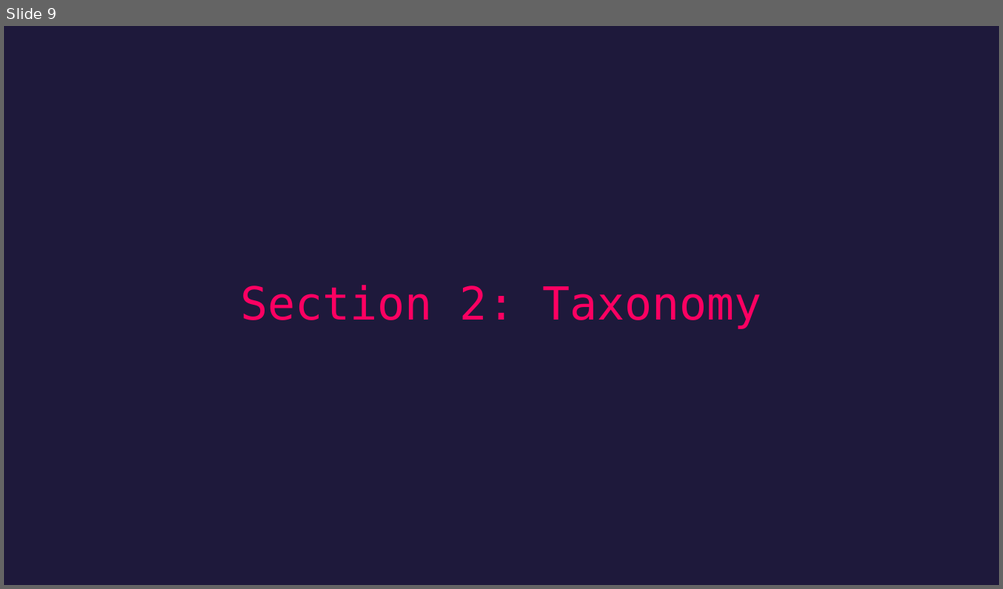
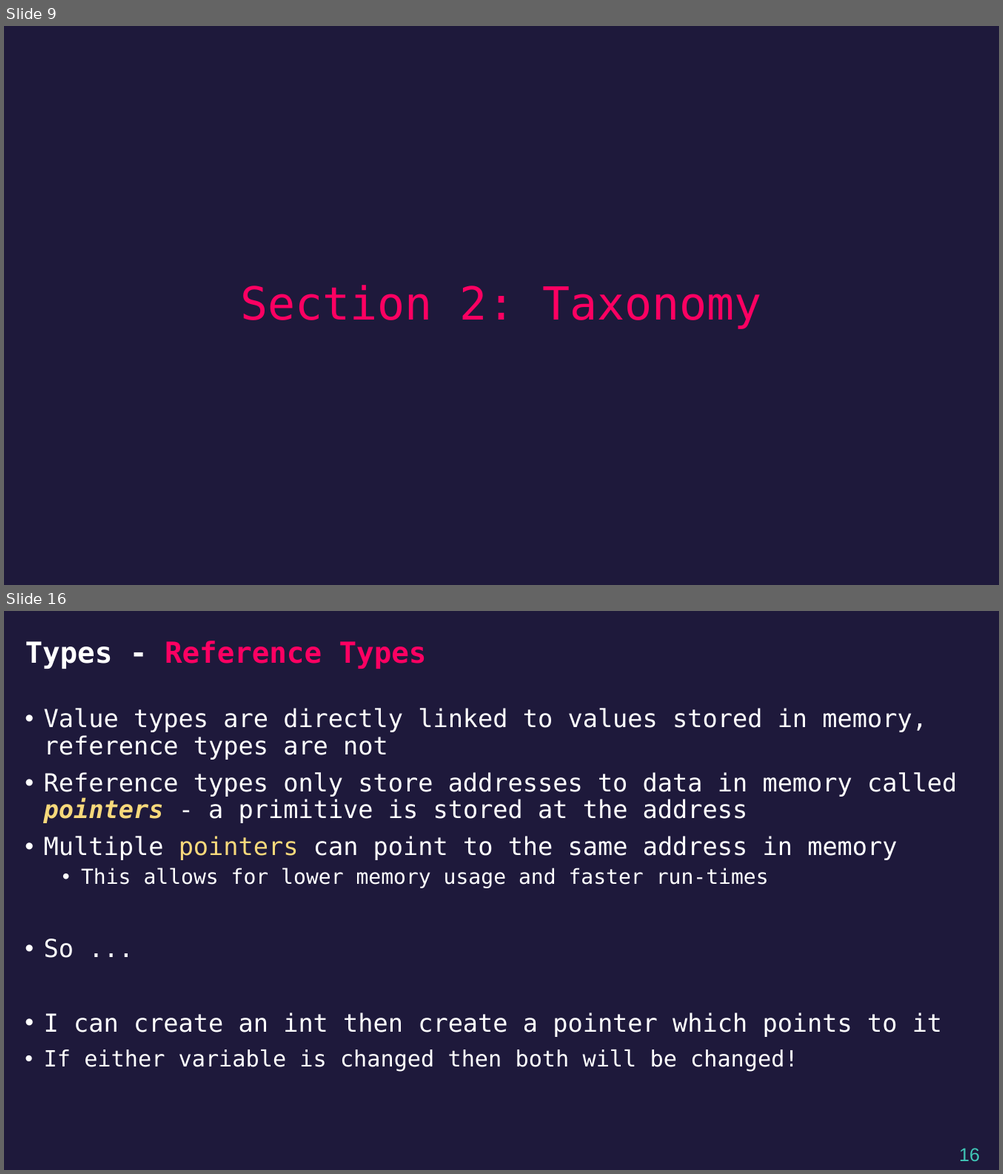
Before and after one commit to airabino/EVRC_Python_Training, a slide deck: Trainings/TR2/Lecture.pptx. Shown one above the other, each under a label of ours: slide 9 before the commit, slides 9 and 16 after it; the slides between them are not shown. The pictures are 1003x589 and 1003x1174 pixels, drawn with LibreOffice and Linux fonts; fonts in the diff are those of the drawing. Boxes give left, top, right and bottom in pixels: in the first picture for what was removed or moved away, otherwise in the second. Text is boxed around its words. In the diff, an @@ line names an element or a change of style, - is before the commit and + after.

```diff
--- a/Trainings/TR2/Lecture.pptx
+++ b/Trainings/TR2/Lecture.pptx
@@ slide 16 added at (4, 611, 999, 1170), background #1E193B @@
@@ title added at (25, 641, 427, 669), 28 pt, text #FD0062, bold @@
+Types - Reference Types
@@ text added at (44, 708, 956, 1072), 24 pt, text #FFFFFF @@
+• Value types are directly linked to values stored in memory, reference types are not
+• Reference types only store addresses to data in memory called pointers - a primitive is stored at the address
+• Multiple pointers can point to the same address in memory
+  • This allows for lower memory usage and faster run-times
+• So ...
+• I can create an int then create a pointer which points to it
+• If either variable is changed then both will be changed!
@@ page number added at (959, 1148, 979, 1162), 18 pt, text #40C7B7 @@
+16
```
Also in this commit, not shown: 1 slide changed, 17 other slides added, 14 other files.
